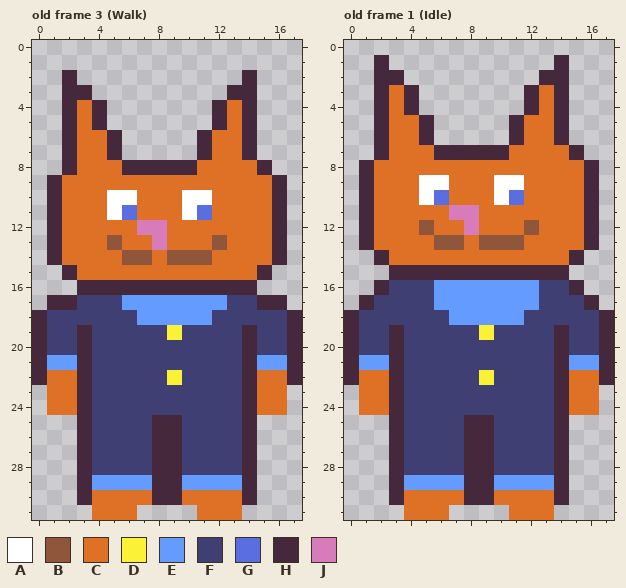
Pixel-art file -- sprites/catman.ase. Above is the file before it was changed.
18x32 pixels, 4 frames. Shown: old frame 3 (Walk), old frame 1 (Idle). The commit also changed other frames, which this record leaves out.
Palette (. is transparent): A #ffffff  B #8f563b  C #df7126  D #fbf236  E #639bff  F #3f3f74  G #5b6ee1  H #45283c  J #d77bba
Pixels before, old frame 3 (Walk), first column x 0:
 2 ..H...........H...
 3 ..HH.........HH...
 4 ..HCH.......HCH...
 5 ..HCH.......HCH...
 6 ..HCCH.....HCCH...
 7 ..HCCH.....HCCH...
 8 ..HCCCHHHHHCCCCH..
 9 .HCCCCCCCCCCCCCCH.
10 .HCCCAACCCAACCCCH.
11 .HCCCAGCCCAGCCCCH.
12 .HCCCCCJJCCCCCCCH.
13 .HCCCBCCJCCCBCCCH.
14 .HCCCCBBCBBBCCCCH.
15 ..HCCCCCCCCCCCCH..
16 ...HHHHHHHHHHHH...
17 .HHFFFEEEEEEEFFHH.
18 HFFFFFFEEEEEFFFFFH
19 HFFHFFFFFDFFFFHFFH
20 HFFHFFFFFFFFFFHFFH
21 HEEHFFFFFFFFFFHEEH
22 HCCHFFFFFDFFFFHCCH
23 .CCHFFFFFFFFFFHCC.
24 .CCHFFFFFFFFFFHCC.
25 ...HFFFFHHFFFFH...
26 ...HFFFFHHFFFFH...
27 ...HFFFFHHFFFFH...
28 ...HFFFFHHFFFFH...
29 ...HEEEEHHEEEEH...
30 ...HCCCCHHCCCCH...
31 ....CCC....CCC....
Pixels before, old frame 1 (Idle), first column x 0:
 1 ..H...........H...
 2 ..HH.........HH...
 3 ..HCH.......HCH...
 4 ..HCH.......HCH...
 5 ..HCCH.....HCCH...
 6 ..HCCH.....HCCH...
 7 ..HCCCHHHHHCCCCH..
 8 .HCCCCCCCCCCCCCCH.
 9 .HCCCAACCCAACCCCH.
10 .HCCCAGCCCAGCCCCH.
11 .HCCCCCJJCCCCCCCH.
12 .HCCCBCCJCCCBCCCH.
13 .HCCCCBBCBBBCCCCH.
14 ..HCCCCCCCCCCCCH..
15 ...HHHHHHHHHHHH...
16 ..HFFFEEEEEEEFFH..
17 .HFFFFEEEEEEEFFFH.
18 HFFFFFFEEEEEFFFFFH
19 HFFHFFFFFDFFFFHFFH
20 HFFHFFFFFFFFFFHFFH
21 HEEHFFFFFFFFFFHEEH
22 HCCHFFFFFDFFFFHCCH
23 .CCHFFFFFFFFFFHCC.
24 .CCHFFFFFFFFFFHCC.
25 ...HFFFFHHFFFFH...
26 ...HFFFFHHFFFFH...
27 ...HFFFFHHFFFFH...
28 ...HFFFFHHFFFFH...
29 ...HEEEEHHEEEEH...
30 ...HCCCCHHCCCCH...
31 ....CCC....CCC....
Now the later version:
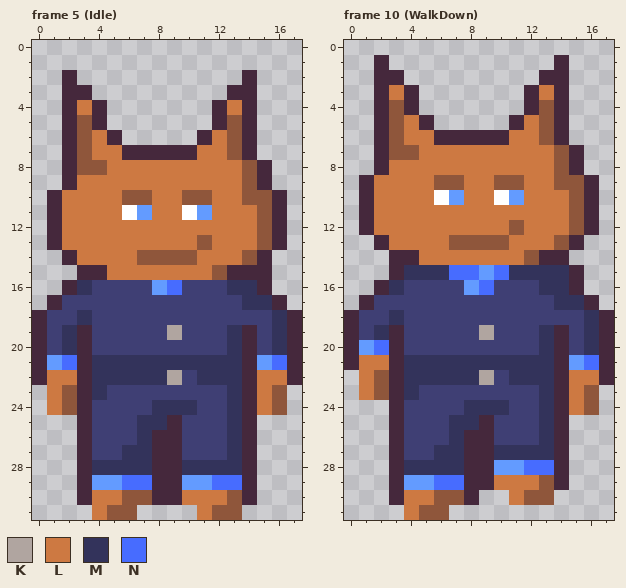
Colours new in this view: K #b0a5a0  L #cd7942  M #33335b  N #476cff
A new or re-ordered frame is compared with the old frame closest to it.
From the commit log: Start on redoing catman sprite
Change:
frames 4 -> 22
Changed rows in their new state; - is an unchanged pixel.
Frame 5 (Idle) is new; against old frame 3 (Walk):
first column x 1:
 4 --L---------L---
 5 --B---------B---
 6 --BL-------LB---
 7 --BLLHHHHHLLB---
 8 --BBLLLLLLLLLB--
 9 .HLLLLLLLLLLLBH.
10 -LLLLBBLLBBLLBB-
11 -LLLLAELL-ELLLB-
12 -LLLLLLLLLLLLLB-
13 -LLLLLLLLLBLLLB-
14 .HLLLL-B--LLLBH.
15 -.HHLLLLLLLBHH--
16 -HMFFFFENFFFMMH-
17 -F---FFFFFFF-MM-
18 --M---FFFFF----M
19 -M------K---M--M
20 -M----------M--M
21 -N-MMMMMMMMMM--N
22 LL-MMMMMK-MMM-LL
23 LB-M--------M-LB
24 LB-----MMM--M-LB
25 ------MM----M---
26 ------M-----M---
27 -----MM-----M---
28 ---MMMM--MMMM---
29 -----NN----NN---
30 ---LLBB--LLLB---
31 ---LBB----LBB---
Frame 10 (WalkDown) is new; against old frame 1 (Idle):
first column x 0:
 3 ---L---------L---
 4 ---B---------B---
 5 ---BL-------LB---
 6 ---BLLHHHHHLLB---
 7 ---BBLLLLLLLLLB--
 8 -.HLLLLLLLLLLLBH.
 9 --LLLLBBLLBBLLBB-
10 --LLLLAELL-ELLLB-
11 --LLLLLLLLLLLLLB-
12 --LLLLLLLLLBLLLB-
13 -.HLLLL-B--LLLBH.
14 --.HHLLLLLLLBHH.-
15 ----MMMNNENMMMMH-
16 ---M--FF-NFFFMM--
17 ------FFFFFFF-MM-
18 ---M---FFFFF----M
19 --M------K---M--M
20 -EN----------M--M
21 -LL-MMMMMMMMMM--N
22 .LB-MMMMMK-MMM-LL
23 -LB-M--------M-LB
24 -..-----MMM--M-LB
25 -------MM----M---
26 -------M-----M---
27 ------MM--MMMM---
28 ----MMMM--EENN---
29 ------NN--LLLB---
30 ----LLBB-..LBB.--
31 ----LBB----...---
Where, in picture pixels (left, top, right, bottom), the same in both pictures:
changed: (47, 100, 287, 520)
changed: (344, 85, 599, 520)
